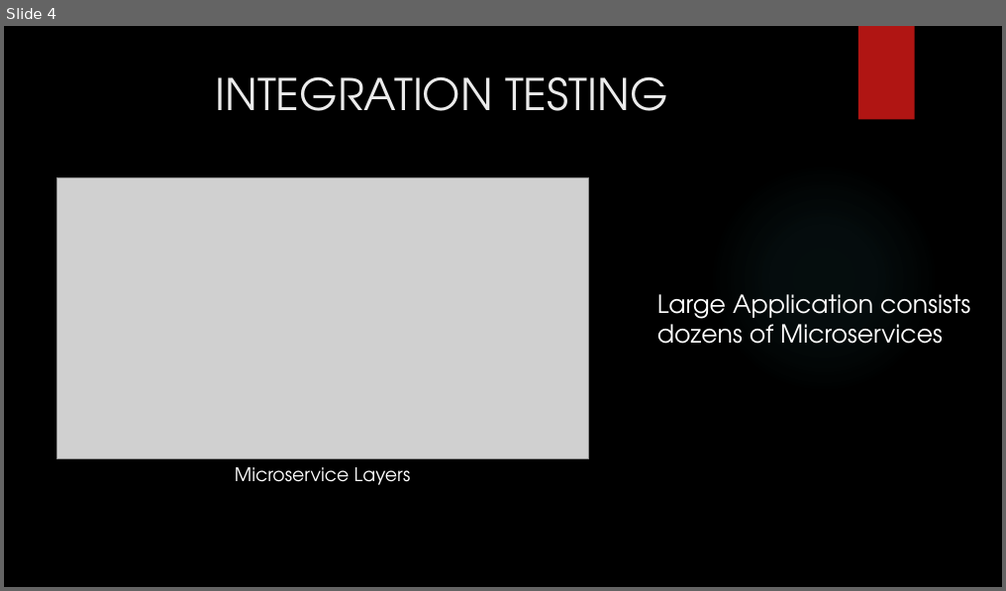
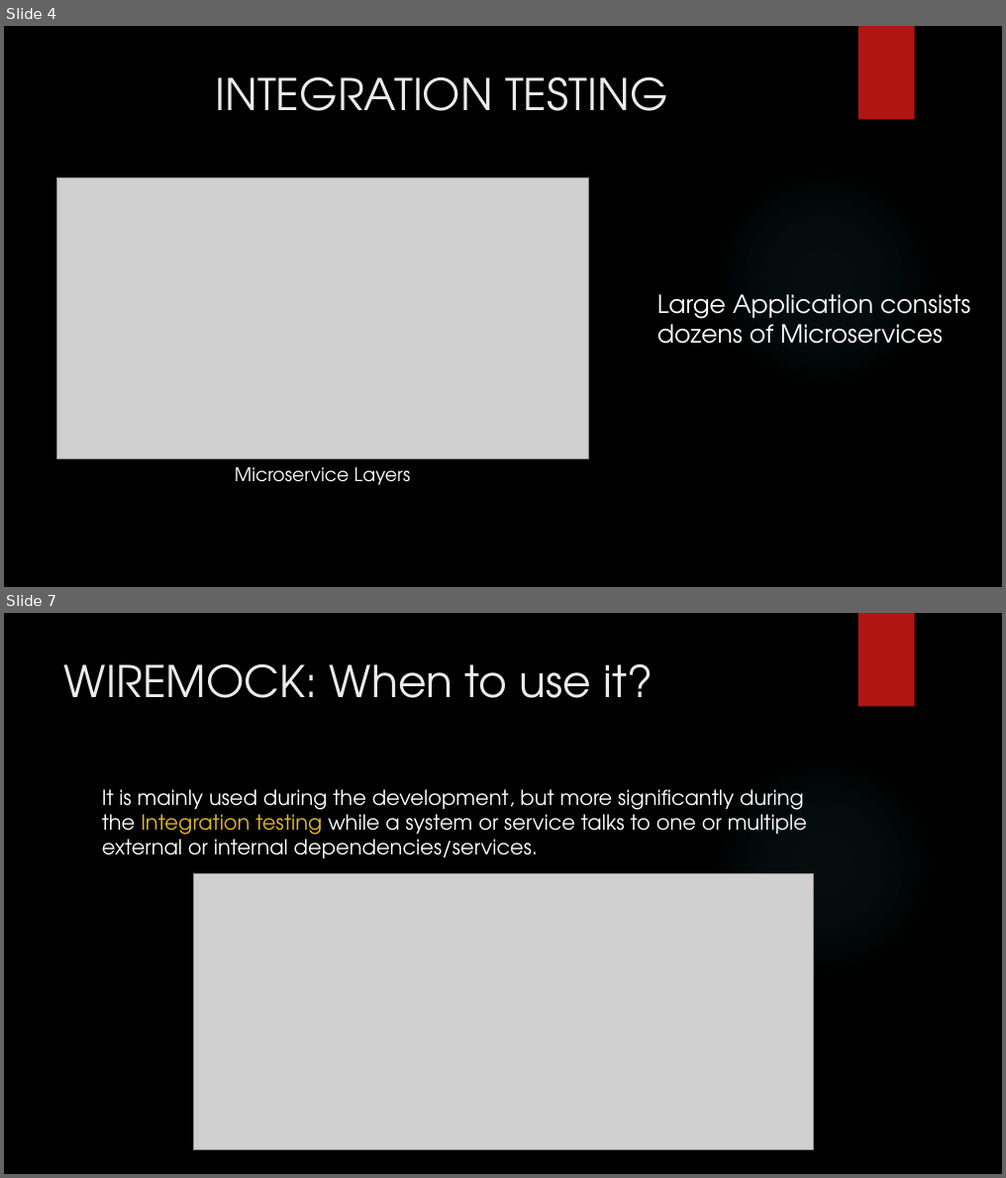
Before and after one commit to SubhajitSaha7/Angular, a slide deck: WireMock_DFSSubhajitSaha.pptx. Shown one above the other, each under a label of ours: slide 4 before the commit, slides 4 and 7 after it; the slides between them are not shown. The pictures are 1006x591 and 1006x1178 pixels, drawn with LibreOffice and Linux fonts; fonts in the diff are those of the drawing; grey boxes stand for pictures; background and template pictures are left out. Boxes give left, top, right and bottom in pixels: in the first picture for what was removed or moved away, otherwise in the second. Text is boxed around its words. In the diff, an @@ line names an element or a change of style, - is before the commit and + after.

```diff
--- a/WireMock_DFSSubhajitSaha.pptx
+++ b/WireMock_DFSSubhajitSaha.pptx
@@ slide 7 added at <box>4,613,1002,1174</box>, background picture (left out); not listed: 2 template elements that a slide beside it also shows @@
@@ title added at <box>64,664,653,698</box>, 42 pt, text #EBEBEB @@
+WIREMOCK: When to use it?
@@ text added at <box>102,789,807,859</box>, 20 pt, text #FFFFFF @@
+It is mainly used during the development, but more significantly during the Integration testing while a system or service talks to one or multiple external or internal dependencies/services.
@@ picture added at <box>193,874,813,1151</box> @@
```
Also in this commit, not shown: 14 other slides added, 1 slide removed.
